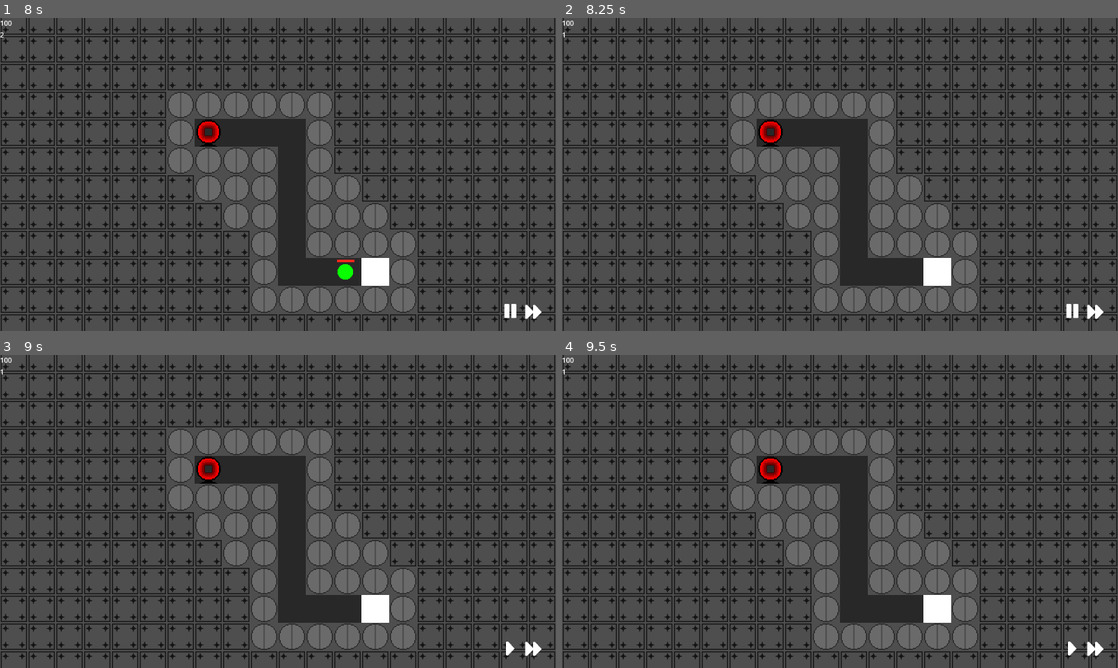
Above: before the commit, frames 1-4 (two rows, left to right).
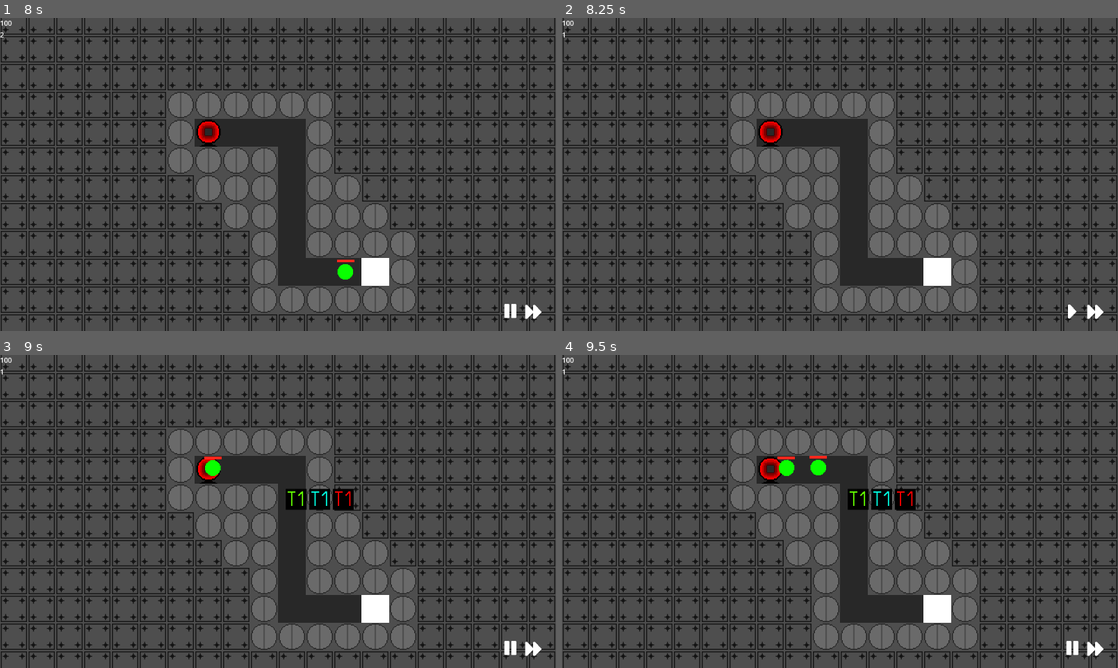
Above: after the commit, the same moments.

Repository: AdamBortt/2DTD
Game: Godot game, scene res://Scenes/scene_handler.tscn
Two runs of this game, one before a commit and one after it. Both use one fixed random seed, a clock stepped at 60 frames per second and the inputs below.
Inputs (mouse positions are in pixels of both pictures, inside the frame that each line leads up to):
- Up to frame 1 (8 s): click (278, 99) at 0.5 s; click (533, 312) at 1.25 s; click (533, 312) at 2 s; click (533, 312) at 2.75 s; click (511, 312) at 3.5 s; move the mouse to (400, 158) at 4.27 s; click (400, 158) at 4.35 s; move the mouse to (166, 190) at 5.02 s; right-click (166, 190) at 5.1 s; move the mouse to (333, 105) at 5.77 s; click (333, 105) at 5.85 s; move the mouse to (250, 237) at 6.52 s; right-click (250, 237) at 6.6 s; move the mouse to (444, 221) at 7.27 s; click (444, 221) at 7.35 s
- Up to frame 2 (8.25 s): move the mouse to (673, 127) at 8.02 s; right-click (673, 127) at 8.1 s
- Up to frame 3 (9 s): tap Enter at 8.75 s; move the mouse to (305, 511) at 8.77 s; click (305, 511) at 8.85 s
- Up to frame 4 (9.5 s): no input

Frame 1 is identical in both runs. In frame 2, less than 0.1% of the frame differs, in the area x 90-93%, y 91-96%; in frame 3, 1.0%; in frame 4, 1.1%, in the area x 38-93%, y 32-96%.

Commit message:
Added check_wave_status to recognize the end of the wave when any enemies reach the base

Diff:
--- a/Scenes/game_scene.gd
+++ b/Scenes/game_scene.gd
@@ -102,6 +102,9 @@
 func enemy_destroyed(value):
 	add_money(value)
 	enemies_in_wave = enemies_in_wave - 1
+	check_wave_status()
+
+func check_wave_status():
 	if enemies_in_wave == 0:
 		wave_completed()
 
@@ -115,6 +118,7 @@
 	health_label.text = str(health_value)
 	enemies_in_wave = enemies_in_wave - 1
 	print("damage taken: ", damage)
+	check_wave_status()
 
 func wave_completed():
 	break_state = true
